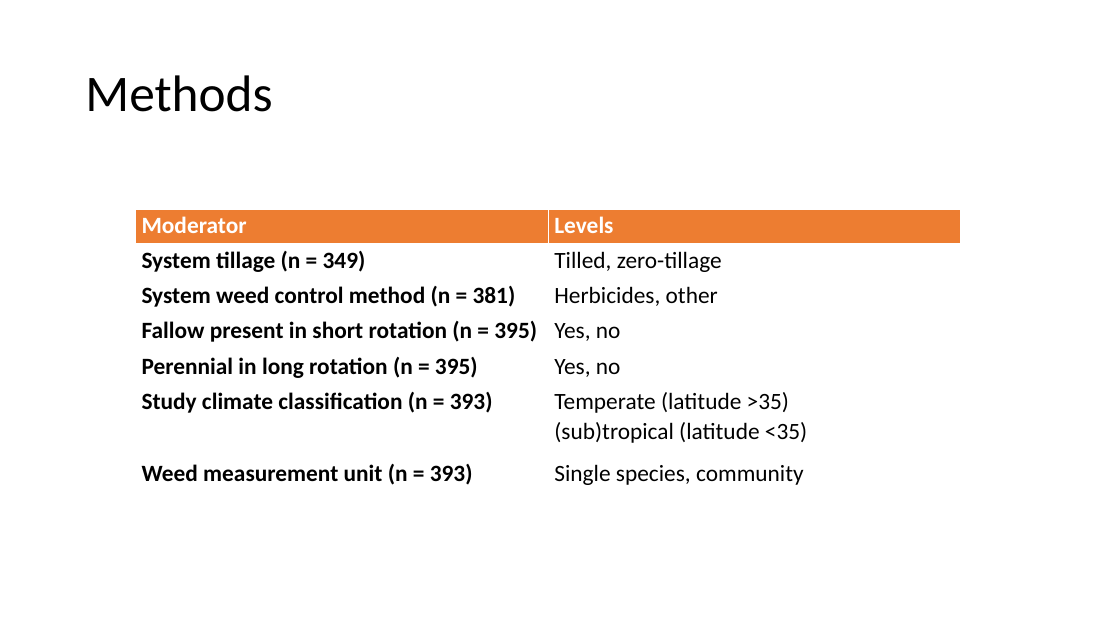
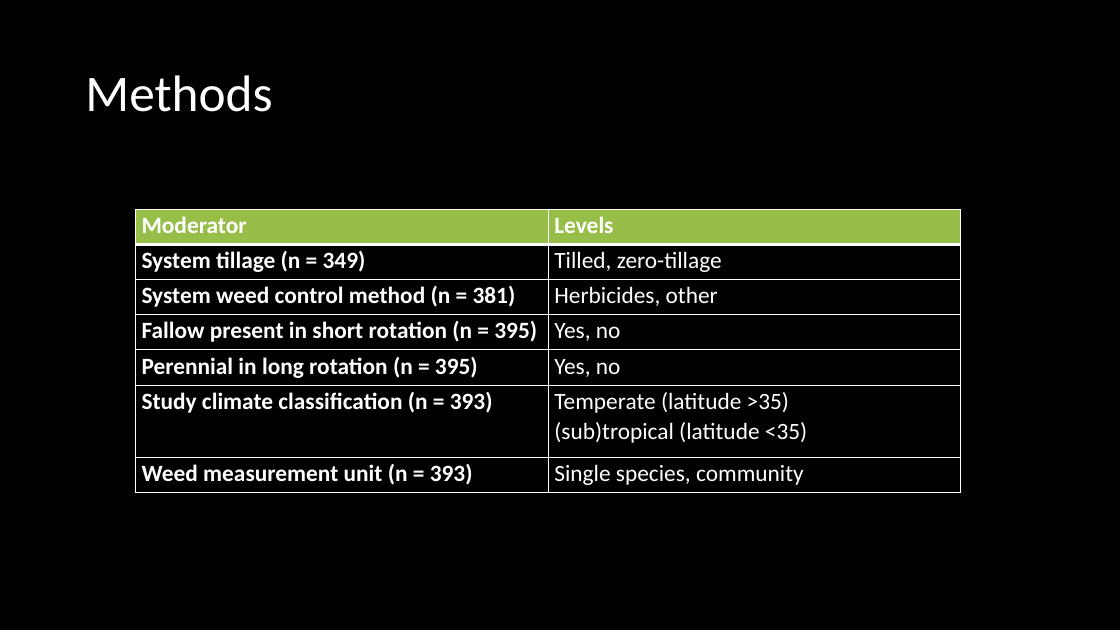
Before and after one commit to EEB698-F2018/analysis-outline-vanichols, a slide deck: slide 6 of Presentation_v1.pptx. Drawn at 1120x630 pixels with LibreOffice and Linux fonts; fonts in the diff are those of the drawing. Boxes give left, top, right and bottom in pixels: in the first picture for what was removed or moved away, otherwise in the second. Text is boxed around its words. In the diff, an @@ line names an element or a change of style, - is before the commit and + after.

```diff
--- a/Presentation_v1.pptx
+++ b/Presentation_v1.pptx
@@ background #FFFFFF to #000000 @@
@@ title "Methods" at (85, 75, 272, 112): text colour #000000 to #FFFFFF @@
@@ table at (135, 209, 962, 492) @@
@@ fill #ED7D31 to #97BE49 in row 1 @@
@@ text colour #000000 to #FFFFFF @@
```
Also in this commit, not shown: 14 other slides changed, 2 slides added.
